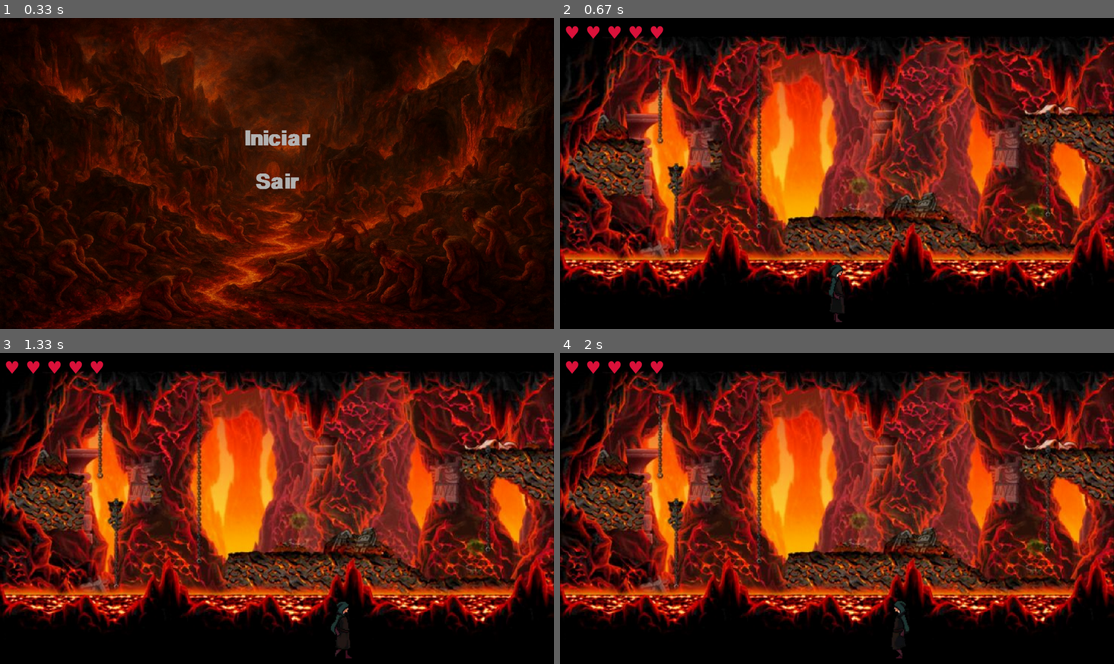
Above: before the commit, frames 1-4 (two rows, left to right).
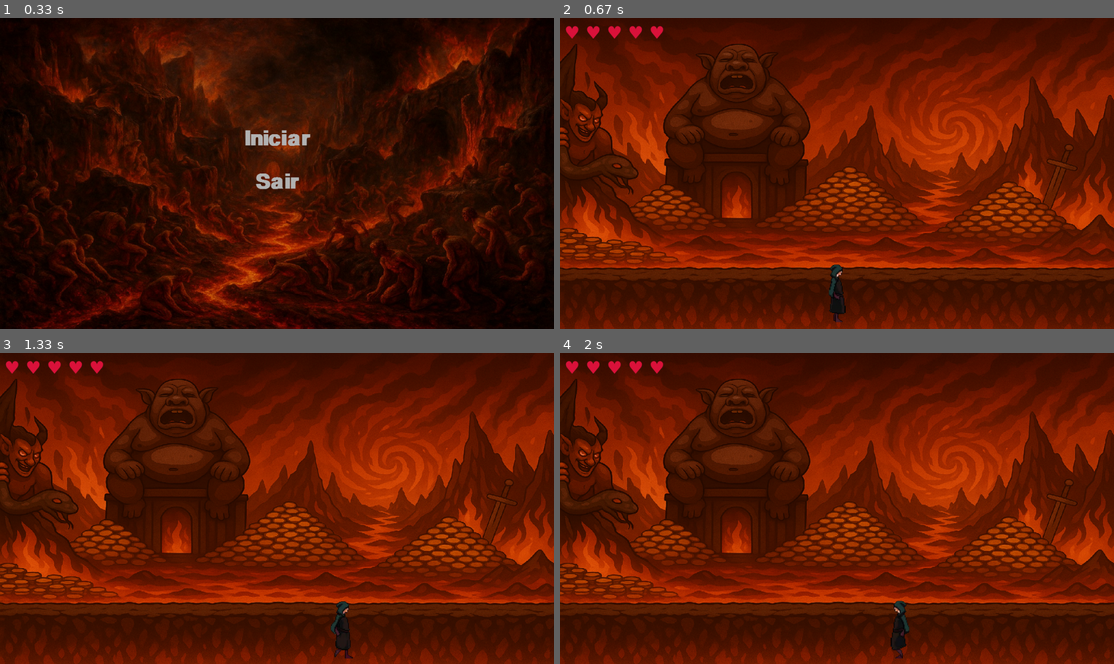
Above: after the commit, the same moments.

Repository: LucasEntringer/projeto_pygame
Game: pygame game, started from jogo.py
Two runs of this game, one before a commit and one after it. Both use one fixed random seed, a clock stepped at 60 frames per second and the inputs below.
Inputs (mouse positions are in pixels of both pictures, inside the frame that each line leads up to):
- Up to frame 1 (0.33 s): no input
- Up to frame 2 (0.67 s): click "Iniciar" at 0.38 s
- Up to frame 3 (1.33 s): hold Right 0.67-1.13 s; move the mouse to (254, 520) at 0.7 s; hold Right from 1.17 s (still down)
- Up to frame 4 (2 s): release Right at 1.63 s; hold Left from 1.67 s (still down)

Frame 1 is identical in both runs. In frame 2, 88% of the frame differs, in the area x 0-100%, y 0-100%; in frame 3, 88%; in frame 4, 88%.

Commit message:
imagens de fundo

Diff:
--- a/jogo.py
+++ b/jogo.py
@@ -126,15 +126,36 @@
     running = True
     pygame.mixer.music.play(loops=-1)
 
+    # --- PRELOAD BACKGROUNDS (evita carregar a imagem a cada frame) ---
+    # salas: 1,3,5 -> inferno ; 2 -> gula ; 4 -> ganancia ; 6 -> ira
+    bg_cache = {}
+    def _load_bg_file(filename):
+        path = os.path.join(IMG_DIR, 'inferno', filename)
+        if not os.path.isfile(path):
+            return None
+        try:
+            img = pygame.image.load(path)
+            # convert/convert_alpha adequados dependendo do alpha
+            img = img.convert_alpha() if img.get_alpha() else img.convert()
+            img = pygame.transform.scale(img, (LARGURA, ALTURA))
+            return img
+        except Exception as e:
+            print("Erro carregando bg:", path, e)
+            return None
+
+    bg_cache[1] = _load_bg_file('Cenário_inferno.png')
+    bg_cache[2] = _load_bg_file('Cenário_gula.png')
+    bg_cache[3] = _load_bg_file('Cenário_inferno.png')
+    bg_cache[4] = _load_bg_file('Cenário_ganancia.png')
+    bg_cache[5] = _load_bg_file('Cenário_inferno.png')
+    bg_cache[6] = _load_bg_file('Cenário_ira.png')
+
     while running:
         dt = clock.tick(FPS)
 
-        bg_path = os.path.join(IMG_DIR, 'inferno', 'Cenario_inferno.png')
-        try:
-            bg = pygame.image.load(bg_path).convert()
-            bg = pygame.transform.scale(bg, (LARGURA, ALTURA))
-        except Exception:
-            bg = None
+        # Seleciona o background pré-carregado para a sala atual
+        bg = bg_cache.get(current_room)
+
 
         for event in pygame.event.get():
             if event.type == pygame.QUIT:
Binary file removed: assets/imagens/inferno/Cenario_inferno.png
Binary file added: assets/imagens/inferno/Cenário_ganancia.png
Binary file added: assets/imagens/inferno/Cenário_gula.png
Binary file added: assets/imagens/inferno/Cenário_inferno.png
Binary file added: assets/imagens/inferno/Cenário_ira.png
